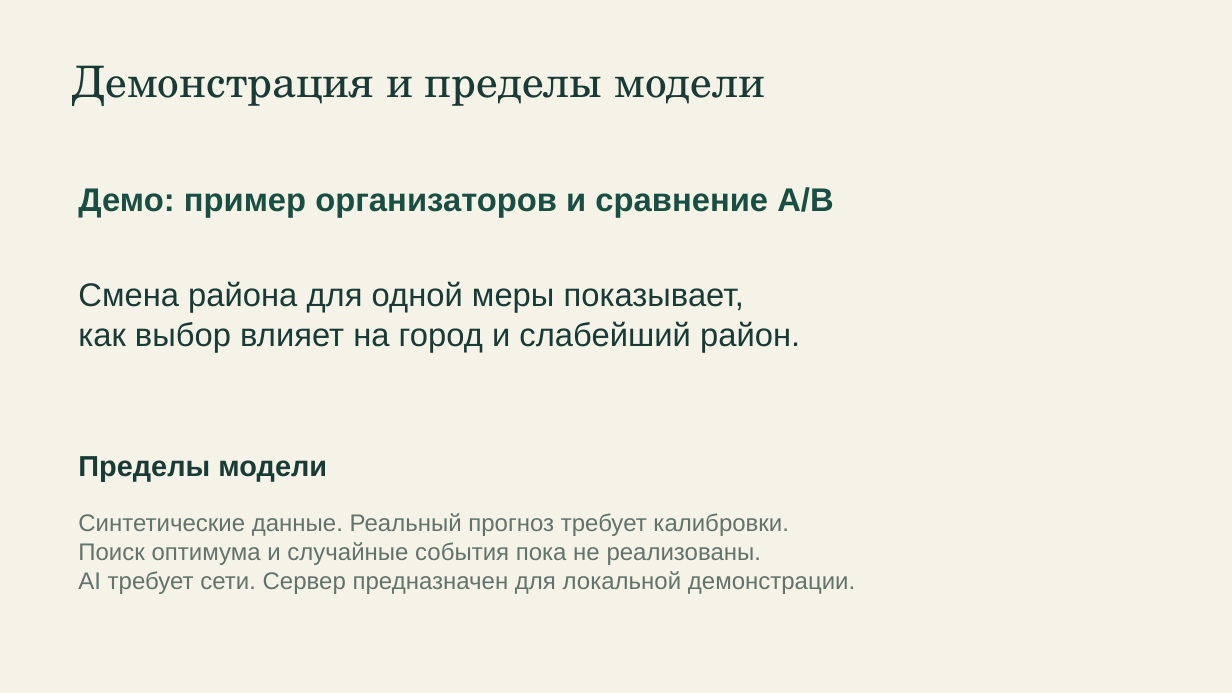
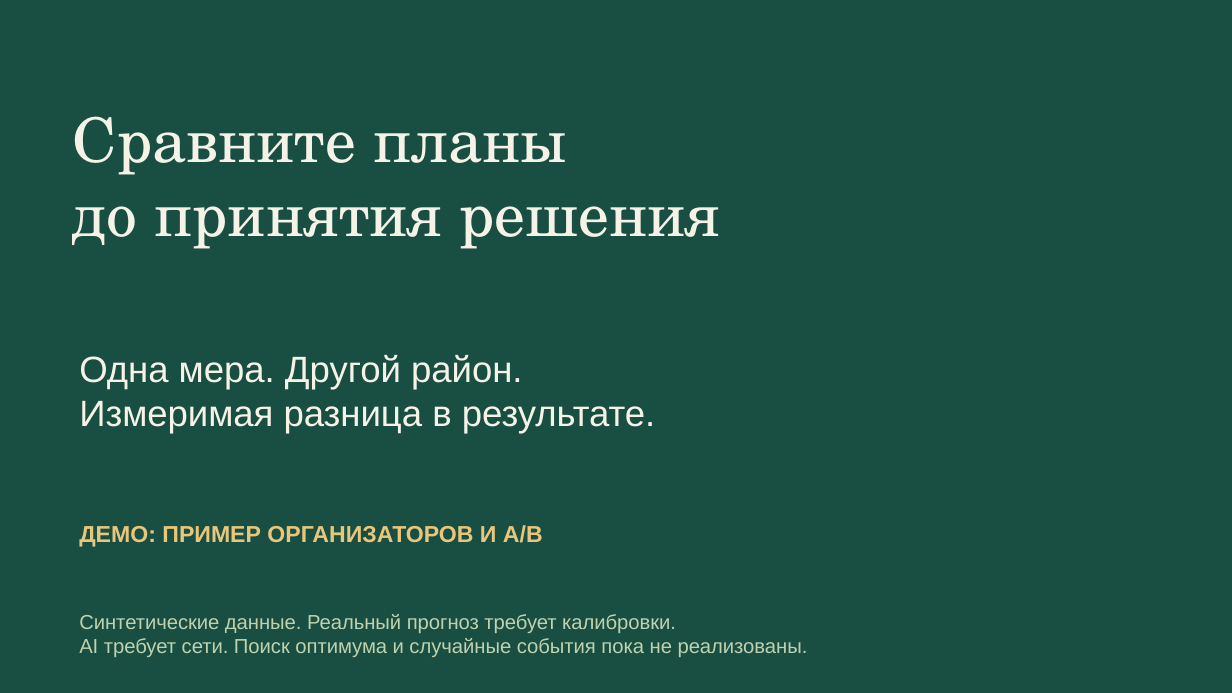
Before and after one commit to BAITC-Hacks/hack-55197c77-newbie, a slide deck: slide 7 of presentation/akim-na-5-chasov.pptx. Drawn at 1232x693 pixels with LibreOffice and Linux fonts; fonts in the diff are those of the drawing. Boxes give left, top, right and bottom in pixels: in the first picture for what was removed or moved away, otherwise in the second. Text is boxed around its words. In the diff, an @@ line names an element or a change of style, - is before the commit and + after.

Commit message:
Refine presentation design and defense narrative

```diff
--- a/presentation/akim-na-5-chasov.pptx
+++ b/presentation/akim-na-5-chasov.pptx
@@ background #F5F2E8 to #194E42 @@
@@ text removed at (73, 65, 765, 106) @@
-Демонстрация и пределы модели
@@ text added at (73, 116, 720, 249), 48 pt, text #F5F2E8 @@
+Сравните планы
+до принятия решения
@@ text removed at (78, 281, 800, 352) @@
-Смена района для одной меры показывает,
-как выбор влияет на город и слабейший район.
@@ text added at (79, 355, 656, 434), 28.5 pt, text #F5F2E8 @@
+Одна мера. Другой район.
+Измеримая разница в результате.
@@ text removed at (78, 456, 327, 481) @@
-Пределы модели
@@ text at (79, 525, 543, 547): text changed; size 25.5 to 18 pt; text colour #194E42 to #E8C77C @@
-Демо: пример организаторов и сравнение A/B
+ДЕМО: ПРИМЕР ОРГАНИЗАТОРОВ И A/B
@@ text "Синтетические данные. Реальный прогноз требует ...": place and size @@
-text "Синтетические данные. Реальный прогноз требует ..." at (78, 513, 855, 594)
+text "Синтетические данные. Реальный прогноз требует ..." at (79, 614, 808, 657)
@@ text at (79, 614, 676, 633): size 18.8 to 15.8 pt, text colour #62736B to #BED2AE in "Синтетические данные. Реальный прогноз требует калибровки." @@
@@ text at (79, 638, 808, 657): text changed; size 18.8 to 15.8 pt; text colour #62736B to #BED2AE @@
-Поиск оптимума и случайные события пока не реализованы.
-AI требует сети. Сервер предназначен для локальной демонстрации.
+AI требует сети. Поиск оптимума и случайные события пока не реализованы.
```
Also in this commit, not shown: 5 other slides changed, 1 slide added, 1 slide removed, 2 other files.
